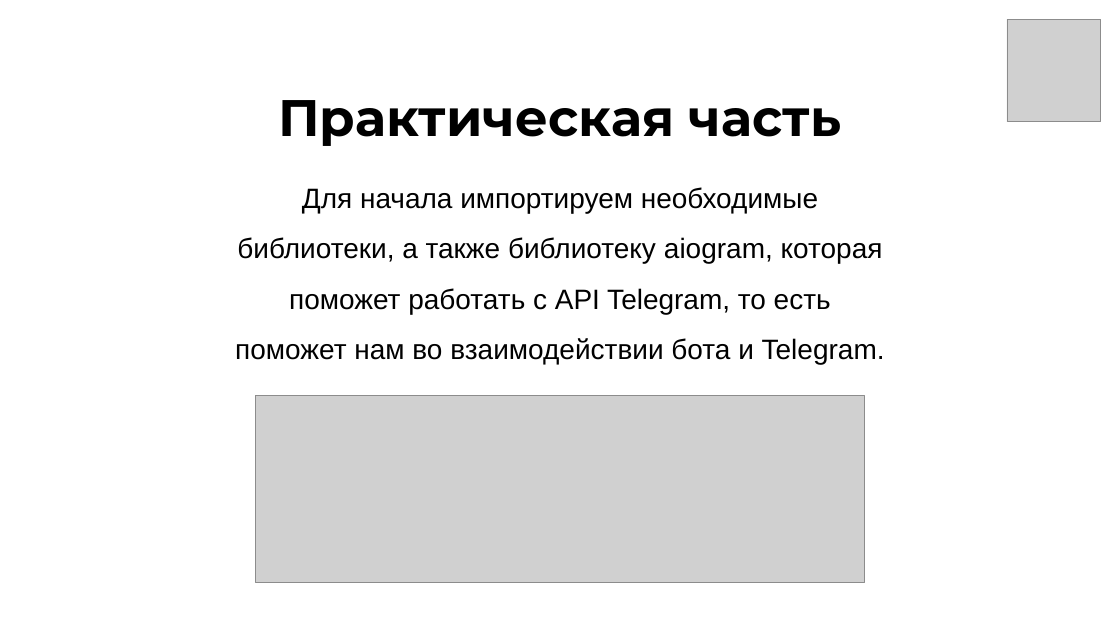
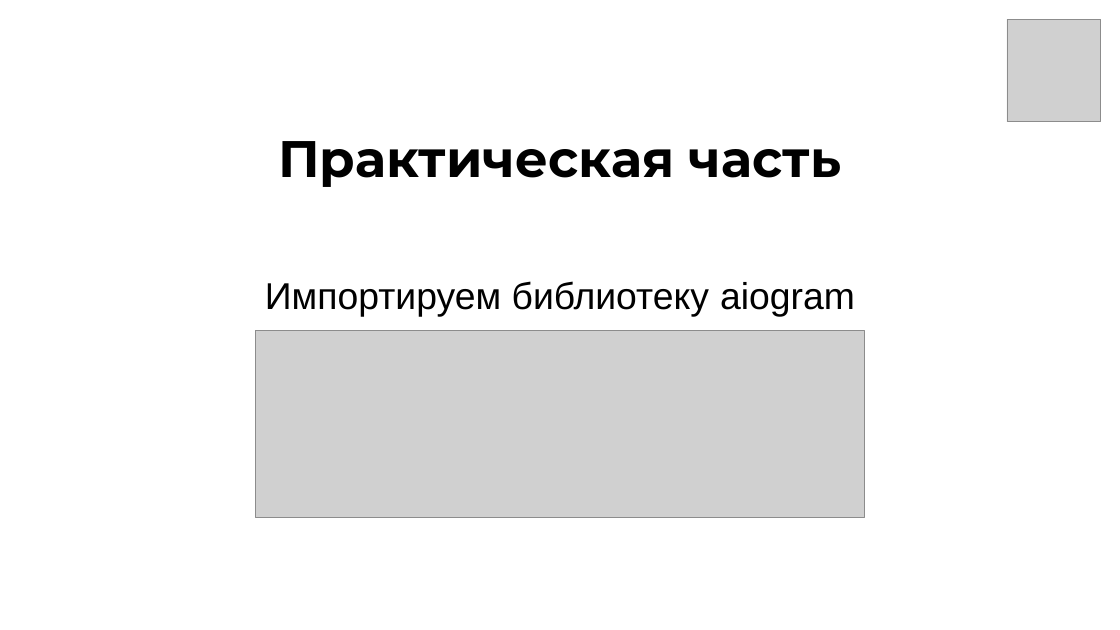
Before and after one commit to iprokopeva/Festival, a slide deck: slide 10 of Презентация.pptx (slide 9 before the commit). Drawn at 1120x630 pixels with LibreOffice and Linux fonts; fonts in the diff are those of the drawing; grey boxes stand for pictures; background and template pictures are left out. Boxes give left, top, right and bottom in pixels: in the first picture for what was removed or moved away, otherwise in the second. Text is boxed around its words. In the diff, an @@ line names an element or a change of style, - is before the commit and + after.

```diff
--- a/Презентация.pptx
+++ b/Презентация.pptx
@@ text "Практическая часть": place and size @@
-text "Практическая часть" at box(278, 100, 841, 146)
+text "Практическая часть" at box(278, 141, 841, 187)
@@ text at box(265, 281, 855, 316): text changed; size 24 to 32 pt @@
-Для начала импортируем необходимые библиотеки, а также библиотеку aiogram, которая поможет работать с API Telegram, то есть поможет нам во взаимодействии бота и Telegram.
+Импортируем библиотеку aiogram
@@ picture: place and size @@
-picture at box(255, 395, 865, 582)
+picture at box(255, 330, 865, 518)
```
Also in this commit, not shown: 8 other slides changed, 4 slides added, 2 slides removed, 1 other file.
